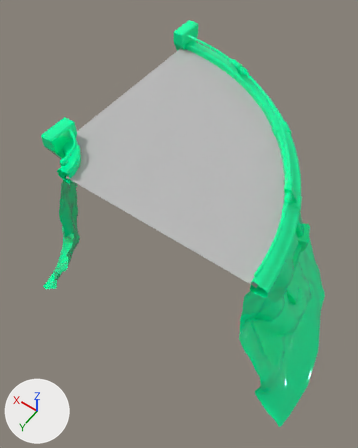
The FBX model Assets/Game/Art/Environment/Tracks/World_2/Geometry/Track_05_R.fbx, before and after one commit.
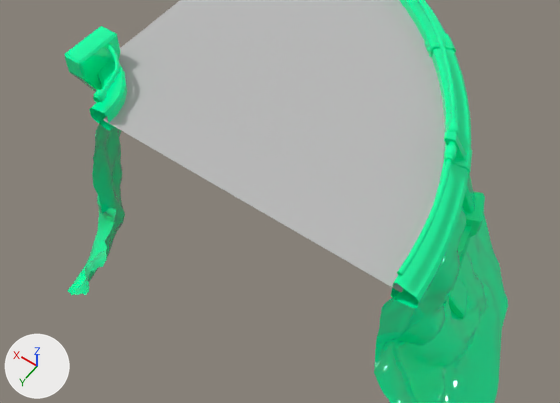
Each version appears first whole from a camera (50 mm lens) standing at (-18.5, 36.7, 37.0) and looking at (3.9, 5.3, -12.4), and next in a close-up on the part from 0% to 100% of the width and 22% to 80% of the height. Every picture has the same lights, and +X, +Y and +Z are marked at lower left. The last two pictures show the newer version. Objects named as collision shapes, trigger or cutter boxes, shadow casters or lower levels of detail are left out. Where no turn or scale is listed for an object, it has been applied to the vertices. Vertices at exactly the same position are counted once.

In view in the first close-up: 'Road_007', 'Side_Rock_007'.
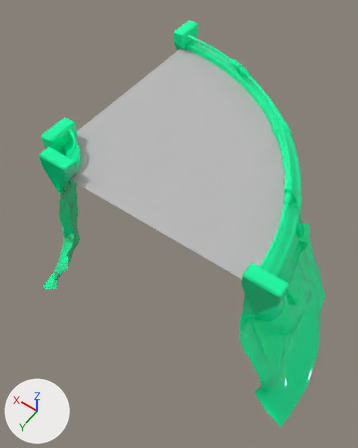
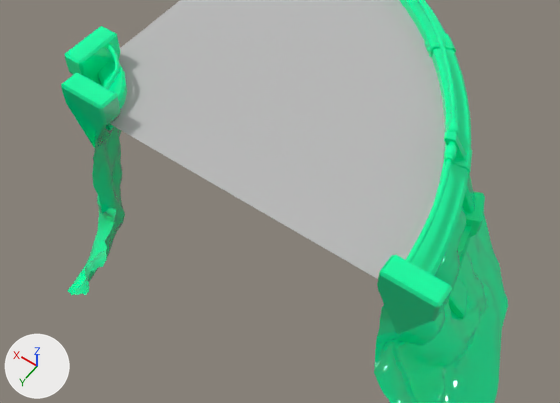
Where the change shows, as pixel boxes [x1, y1, x2, y2] in the close-ups (560 x 403 px):
'Side_Rock_007', reshaped
    before: [64, 0, 508, 403]
    after: [61, 0, 508, 403]
part 1 of me_mesh_002, added (green)
    after: [61, 73, 121, 148]
part 2 of me_mesh_002, added (green)
    after: [397, 270, 452, 335]
part 3 of me_mesh_002, added (green)
    after: [377, 255, 423, 334]

The change in detail:
me_mesh_002 is used by ob_side_rock_007; location (0.0, -0.4, 0.0).
me_mesh_002 had 5336 vertices, 9710 faces and spanned x -18.6..18.4, y -18.7..19.2, z -23.7..2.3.
me_mesh_002 now has 5413 vertices, 9830 faces and spans x -18.6..18.4, y -18.7..19.2, z -23.7..2.3.
me_mesh_002 part 1: a new loose piece of 37 vertices spanning x 10.1..13.8, y 14.5..16.1, z -2.8..2.3, in mat_m_side (green #00ffa4).
me_mesh_002 part 2: a new loose piece of 20 vertices spanning x -13.6..-11.8, y 14.8..16.4, z -2.8..2.3, in mat_m_side (green #00ffa4).
me_mesh_002 part 3: a new loose piece of 20 vertices spanning x -11.8..-10.0, y 14.8..16.4, z -2.8..2.3, in mat_m_side (green #00ffa4).
